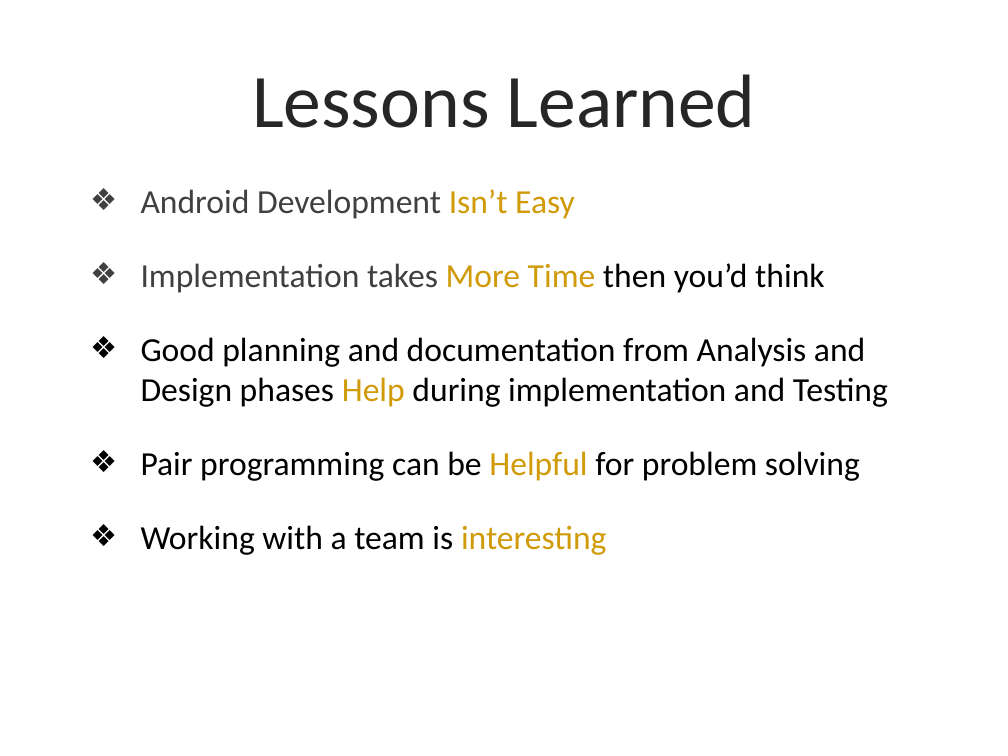
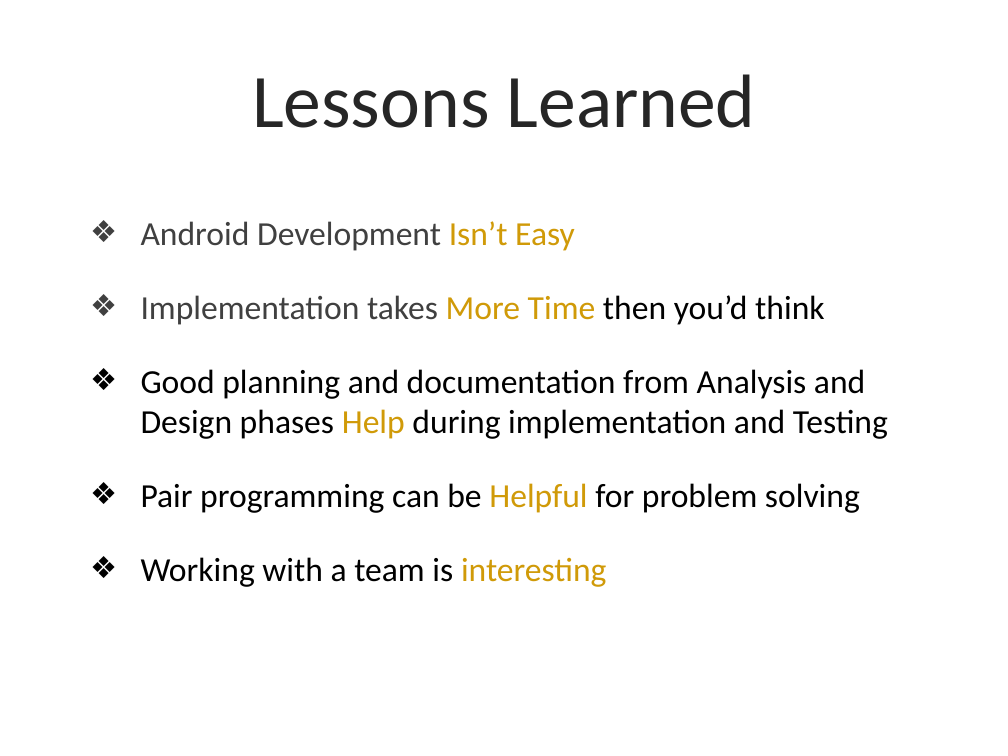
Before and after one commit to TaylorZaneKirk/Nimbus.io, a slide deck: slide 13 of Documentation/Presentation2.pptx (slide 12 before the commit). Drawn at 1008x756 pixels with LibreOffice and Linux fonts; fonts in the diff are those of the drawing; background and template pictures are left out. Boxes give left, top, right and bottom in pixels: in the first picture for what was removed or moved away, otherwise in the second. Text is boxed around its words. In the diff, an @@ line names an element or a change of style, - is before the commit and + after.

Commit message:
final document push

```diff
--- a/Documentation/Presentation2.pptx
+++ b/Documentation/Presentation2.pptx
@@ text "Android Development Isn’t Easy": place and size @@
-text "Android Development Isn’t Easy" at (141,189,888,555)
+text "Android Development Isn’t Easy" at (141,221,888,587)
```
Also in this commit, not shown: 6 other slides changed, 2 slides added, 6 other files.
